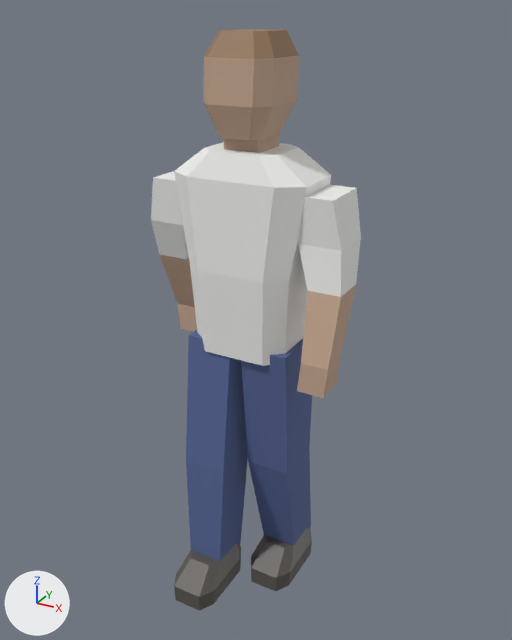
Two versions of the FBX model unity/Assets/Models/Props/pedestrian_1.fbx, one commit apart.
Camera for both pictures: a 50 mm camera at (0.889, -1.549, 1.667) aimed at (0.015, 0.04, 0.873). Lighting does not change. The marker at lower left points along +X, +Y and +Z. The picture after the commit comes second. Where no turn or scale is listed for an object, it has been applied to the vertices.

The scene before the commit, as lines of its bpy script (objects in view):
```python
me_pedestrian_1 = bpy.data.meshes.new('pedestrian_1')
me_pedestrian_1.from_pydata(...)  # 184 vertices, 150 faces; spans x -0.29..0.29, y -0.22..0.22, z 0.0..1.62
# faces by material slot: [44, 35, 15, 20, 36]
me_pedestrian_1.materials.append(mat_prop_cloth_white)  # white #f1f1ef
me_pedestrian_1.materials.append(mat_prop_skin_tan)  # beige #c4a68e
me_pedestrian_1.materials.append(mat_prop_hair_brown)  # brown #957659
me_pedestrian_1.materials.append(mat_prop_cloth_navy)  # blue #556595
me_pedestrian_1.materials.append(mat_prop_shoe_dark)  # dark grey #595550
ob_pedestrian_1 = bpy.data.objects.new('pedestrian_1', me_pedestrian_1)
ob_pedestrian_1.location = (0.0, 0.0, 0.0)
```
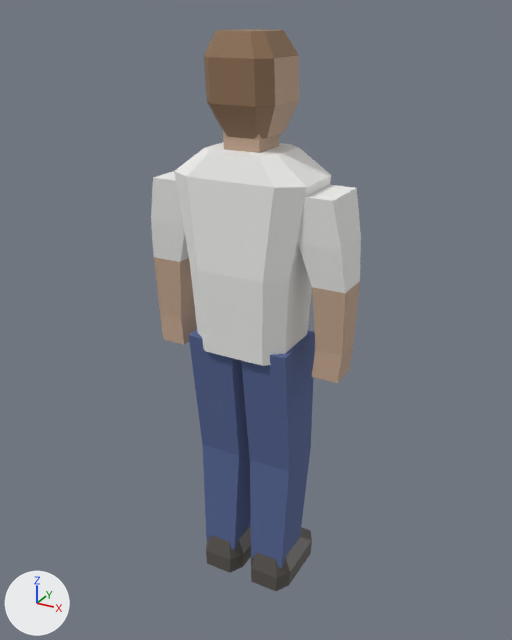
The newer file is also turned or shifted as a whole; pictures and numbers use the older file's frame.

Boxes [x1, y1, x2, y2] around the edits, measured in the pictures (512 x 640 px; the box of a moved part takes in the faces that stretch with it):
'pedestrian_1', reshaped: before [151, 29, 361, 611]; after [151, 29, 361, 591]
part 1 of me_pedestrian_1, moved or reshaped: [174, 142, 332, 366] in both
part 2 of me_pedestrian_1, moved or reshaped: before [223, 135, 279, 153]; after [223, 130, 279, 153]
part 3 of me_pedestrian_1, moved or reshaped: before [203, 29, 299, 141]; after [204, 29, 299, 139]
part 4 of me_pedestrian_1, moved or reshaped: before [174, 543, 241, 611]; after [251, 527, 312, 591]
part 5 of me_pedestrian_1, moved or reshaped: before [251, 527, 312, 591]; after [206, 525, 251, 573]
part 6 of me_pedestrian_1, moved or reshaped: before [151, 171, 361, 561]; after [151, 171, 361, 568]

Edits to the bpy script that builds the scene:
```text
Change me_pedestrian_1:
    used by ob_pedestrian_1; location = (0.0, 0.0, 0.0)
    remove me_pedestrian_1.from_pydata(...)  # 184 vertices, 150 faces; spans x -0.29..0.29, y -0.22..0.22, z 0.0..1.62
    add me_pedestrian_1.from_pydata(...)  # 184 vertices, 150 faces; spans x -0.29..0.29, y -0.08..0.22, z 0.0..1.62
    me_pedestrian_1 part 1: the loose piece of 32 vertices spanning x -0.19..0.19, y -0.07..0.17, z 0.79..1.34 is turned -180 degrees about the z axis through its middle
    me_pedestrian_1 part 2: the loose piece of 8 vertices spanning x -0.05..0.05, y -0.01..0.1, z 1.31..1.41 is turned 180 degrees about the z axis through its middle
    me_pedestrian_1 part 3: the loose piece of 32 vertices spanning x -0.09..0.09, y -0.06..0.15, z 1.38..1.62 is turned 180 degrees about the z axis through its middle, then moved by (0.0, 0.01, 0.0)
    me_pedestrian_1 part 4: the loose piece of 24 vertices spanning x -0.15..-0.01, y -0.22..0.04, z 0.0..0.11 is turned 180 degrees about the z axis through the mesh origin
    me_pedestrian_1 part 5: the loose piece of 24 vertices spanning x 0.01..0.15, y -0.04..0.22, z 0.0..0.11 is turned -180 degrees about the z axis through its middle, then moved by (-0.17, 0.0, 0.0)
    me_pedestrian_1 part 6: 64 of 184 vertices moved; they spanned x -0.29..0.29, y -0.11..0.2, z 0.08..1.26 and now span x -0.29..0.29, y -0.05..0.14, z 0.08..1.26; mean shift (0.0, 0.01, 0.0); largest move (-0.29, 0.18, 0.84) -> (0.29, 0.0, 0.84)
```
